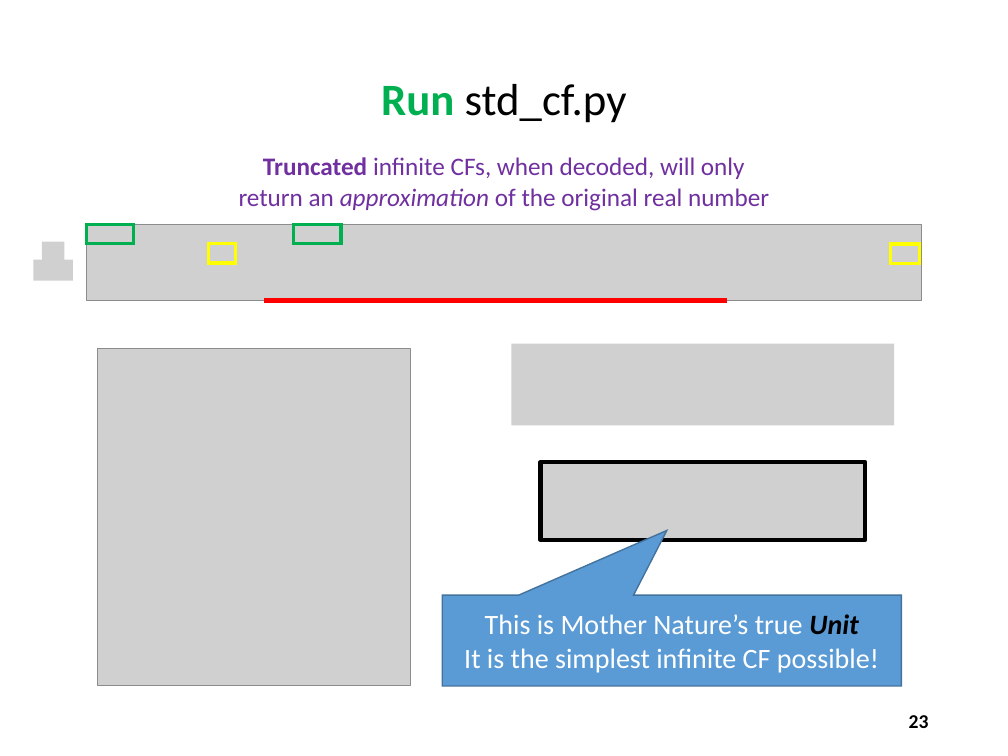
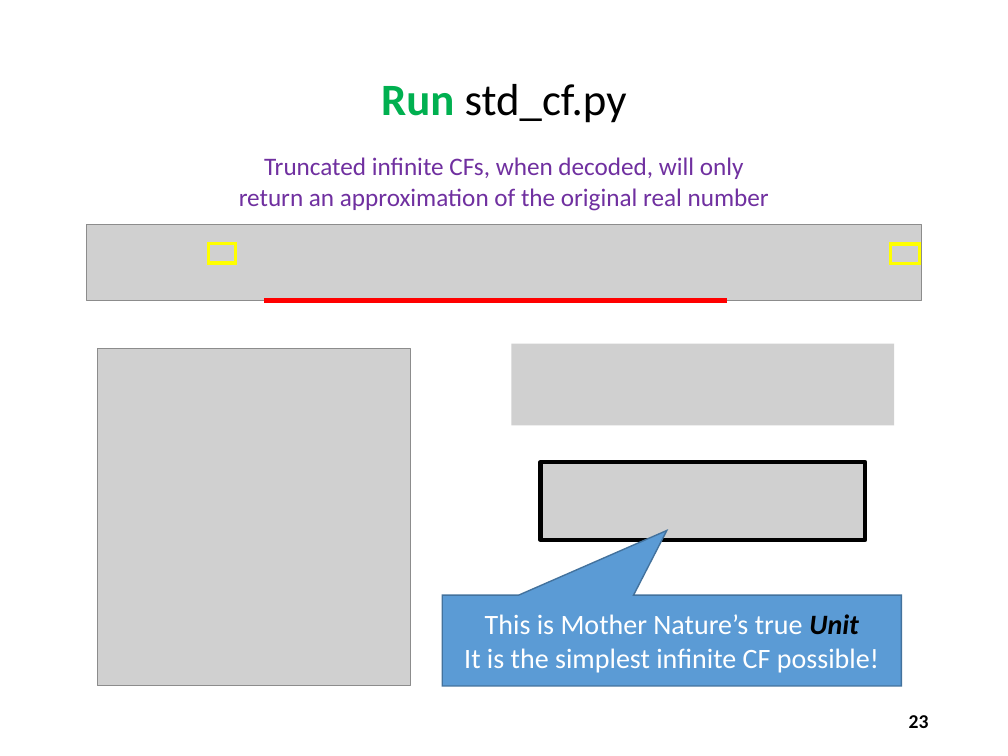
Before and after one commit to dbiersach/scicomp101, a slide deck: slide 23 of Session 19 - Continued Fractions/Session 19 - Continued Fractions.pptx. Drawn at 1008x756 pixels with LibreOffice and Linux fonts; fonts in the diff are those of the drawing; grey boxes stand for pictures; background and template pictures are left out. Boxes give left, top, right and bottom in pixels: in the first picture for what was removed or moved away, otherwise in the second. Text is boxed around its words. In the diff, an @@ line names an element or a change of style, - is before the commit and + after.

```diff
--- a/Session 19 - Continued Fractions/Session 19 - Continued Fractions.pptx
+++ b/Session 19 - Continued Fractions/Session 19 - Continued Fractions.pptx
@@ text "Truncated infinite CFs, when decoded, ..." at [239, 157, 769, 211]: bold off in "Truncated"; italic off in "approximation" @@
@@ rectangle removed at [87, 225, 134, 244] @@
@@ rectangle removed at [293, 225, 341, 244] @@
@@ picture removed at [33, 260, 73, 281] @@
@@ picture removed at [42, 242, 65, 263] @@
```
Also in this commit, not shown: 3 other slides changed.
